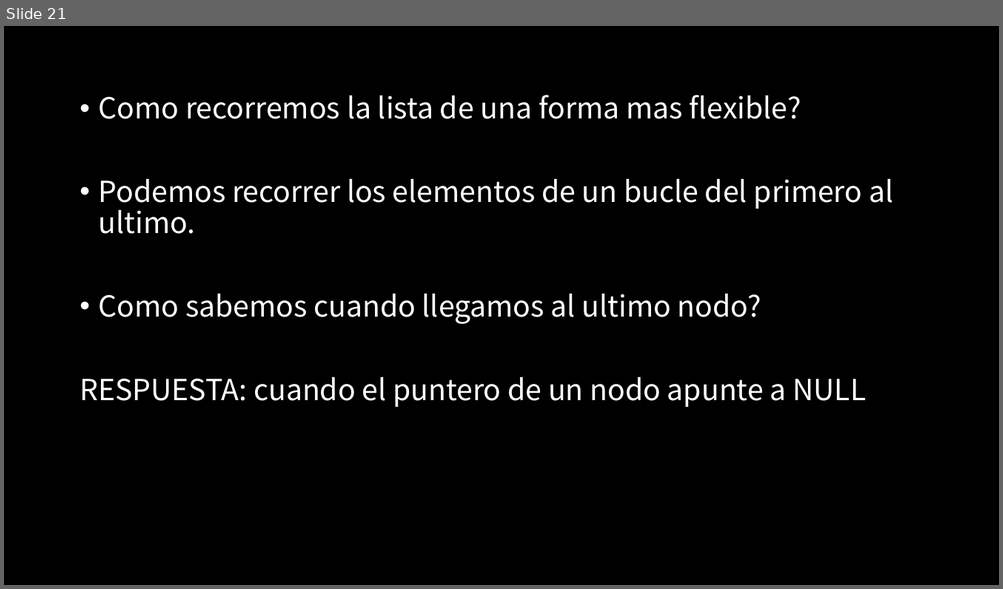
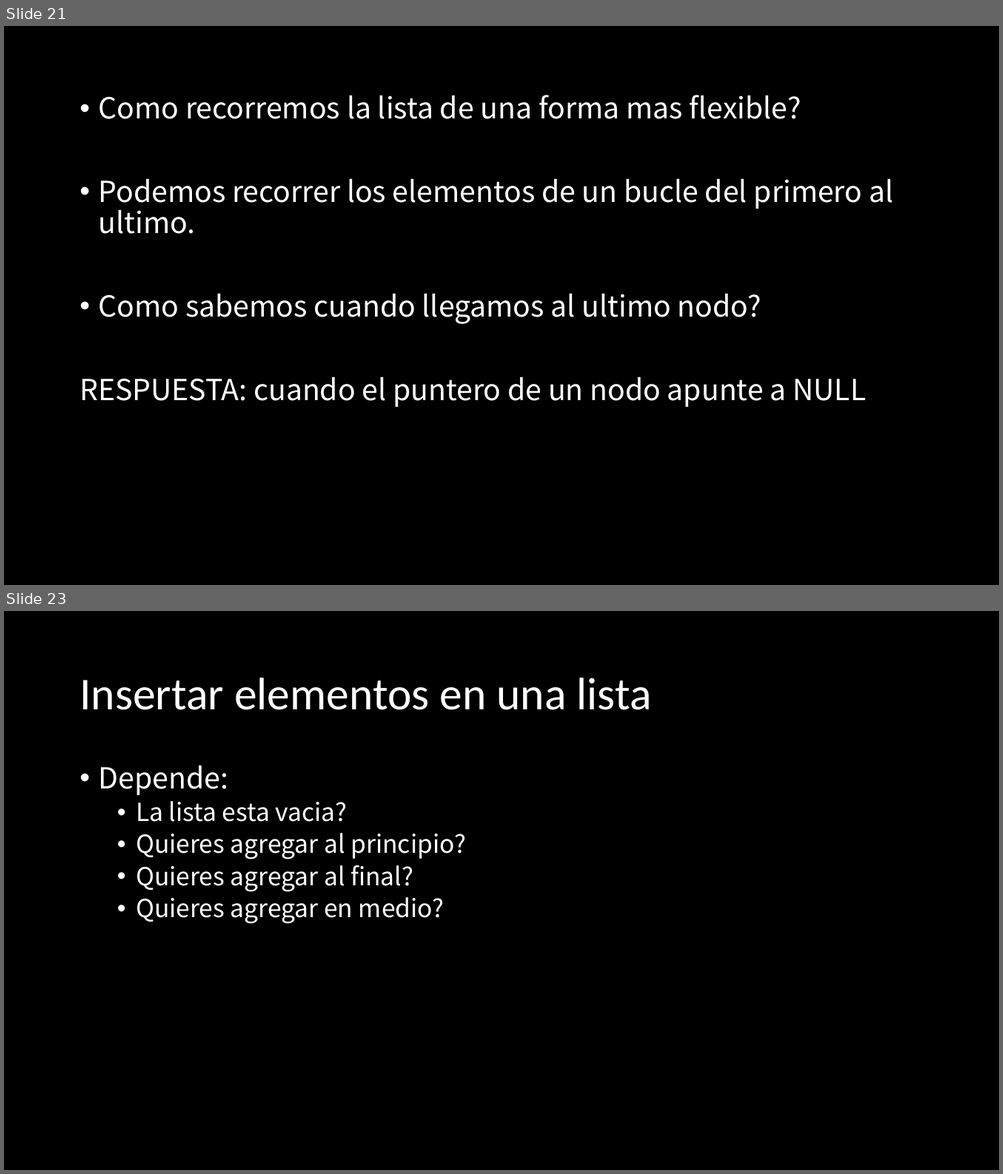
Before and after one commit to jcontrolresearch/DataStructure, a slide deck: Documents/Slides/Chapter_1-LinkedList/[1]Estructura de datos-Listas_enlazadas_intro.pptx. Shown one above the other, each under a label of ours: slide 21 before the commit, slides 21 and 23 after it; the slides between them are not shown. The pictures are 1003x589 and 1003x1174 pixels, drawn with LibreOffice and Linux fonts; fonts in the diff are those of the drawing. Boxes give left, top, right and bottom in pixels: in the first picture for what was removed or moved away, otherwise in the second. Text is boxed around its words. In the diff, an @@ line names an element or a change of style, - is before the commit and + after.

```diff
--- a/Documents/Slides/Chapter_1-LinkedList/[1]Estructura de datos-Listas_enlazadas_intro.pptx
+++ b/Documents/Slides/Chapter_1-LinkedList/[1]Estructura de datos-Listas_enlazadas_intro.pptx
@@ slide 23 added at [4, 611, 999, 1170], background #000000 @@
@@ title added at [79, 678, 652, 710], 44 pt, text #FFFFFF @@
+Insertar elementos en una lista
@@ text added at [99, 765, 466, 924], 24 pt, text #FFFFFF @@
+• Depende:
+  • La lista esta vacia?
+  • Quieres agregar al principio?
+  • Quieres agregar al final?
+  • Quieres agregar en medio?
```
Also in this commit, not shown: 15 other slides added, 5 other files.
